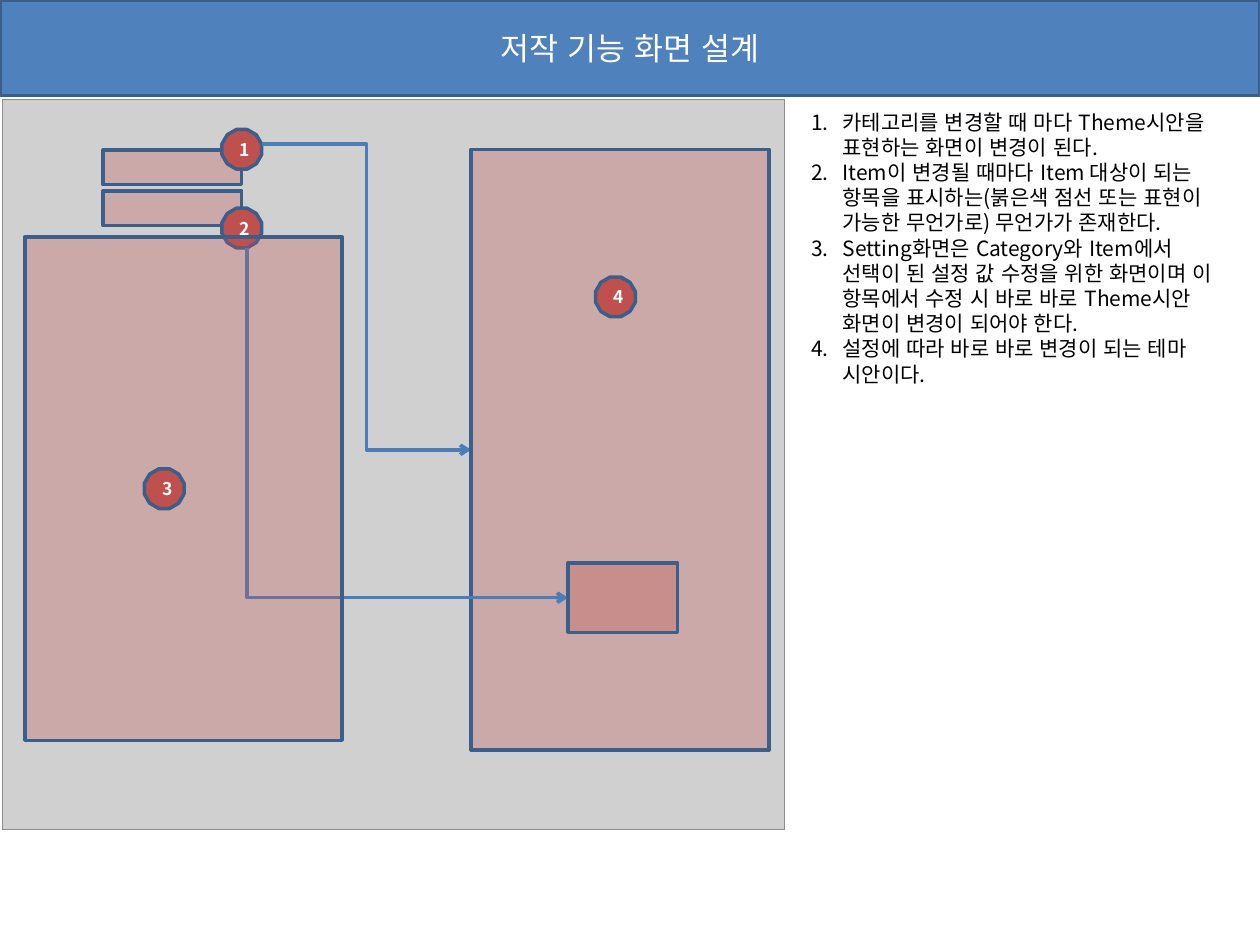
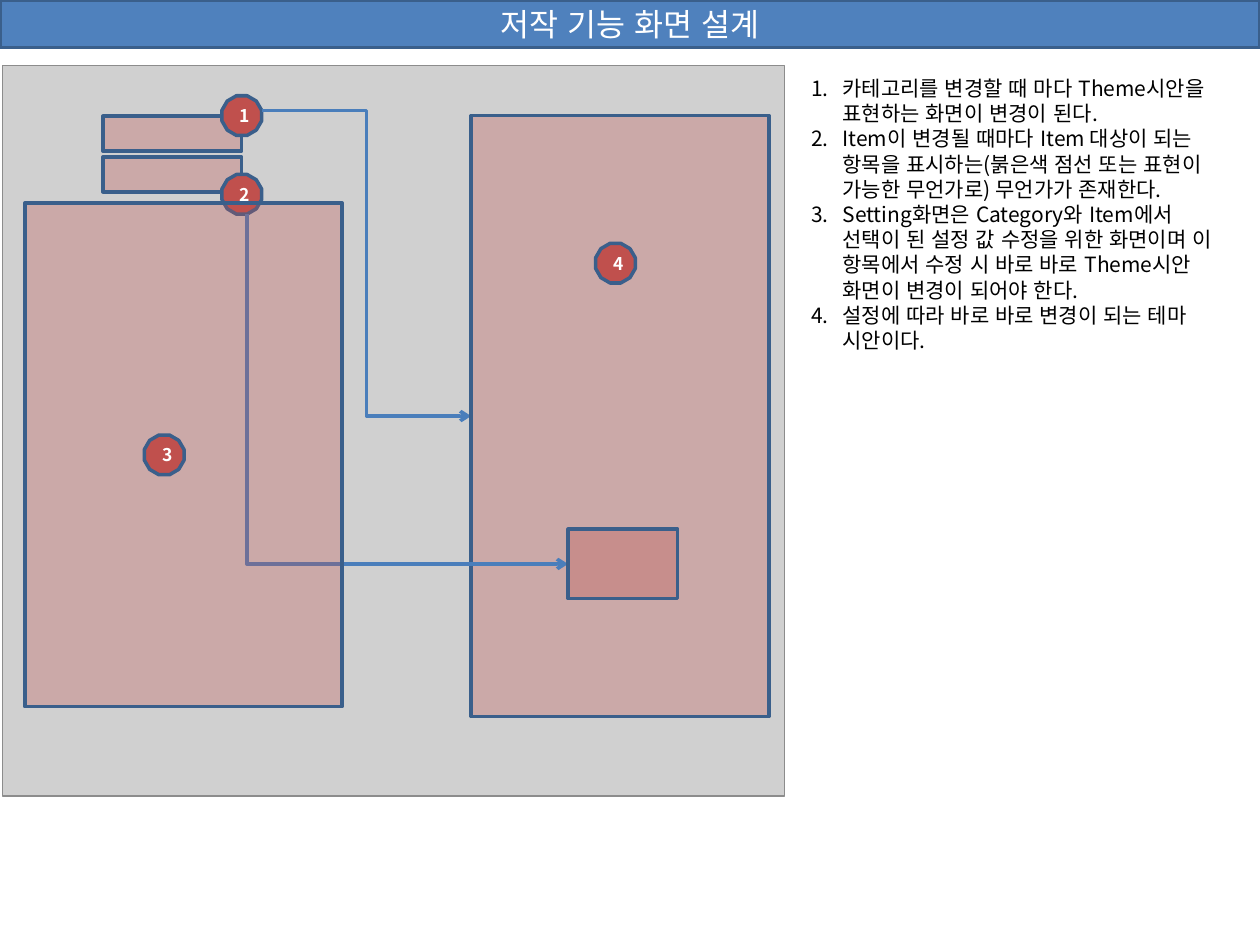
Before and after one commit to hycho/bp-kt-project, a slide deck: slide 12 of document/guide/화면설계서 V0.01.pptx (slide 2 before the commit). Drawn at 1260x945 pixels with LibreOffice and Linux fonts; fonts in the diff are those of the drawing; grey boxes stand for pictures. Boxes give left, top, right and bottom in pixels: in the first picture for what was removed or moved away, otherwise in the second. Text is boxed around its words. In the diff, an @@ line names an element or a change of style, - is before the commit and + after.

Commit message:
화면설계서 수정

```diff
--- a/document/guide/화면설계서 V0.01.pptx
+++ b/document/guide/화면설계서 V0.01.pptx
@@ rectangle "저작 기능 화면 설계": place and size @@
-rectangle "저작 기능 화면 설계" at (0, 0, 1260, 96)
+rectangle "저작 기능 화면 설계" at (0, 0, 1260, 48)
@@ 4 dodecagons, 4 rectangles, 2 elbow arrows, 1 picture, 1 text: place and size @@
-4 dodecagons, 4 rectangles, 2 elbow arrows, 1 picture, 1 text at (3, 100, 1211, 830)
+4 dodecagons, 4 rectangles, 2 elbow arrows, 1 picture, 1 text at (3, 66, 1211, 796)
@@ rectangle: place and size @@
-rectangle at (103, 190, 242, 226)
+rectangle at (103, 158, 242, 193)
```
Also in this commit, not shown: 1 other slide changed, 10 slides added.
